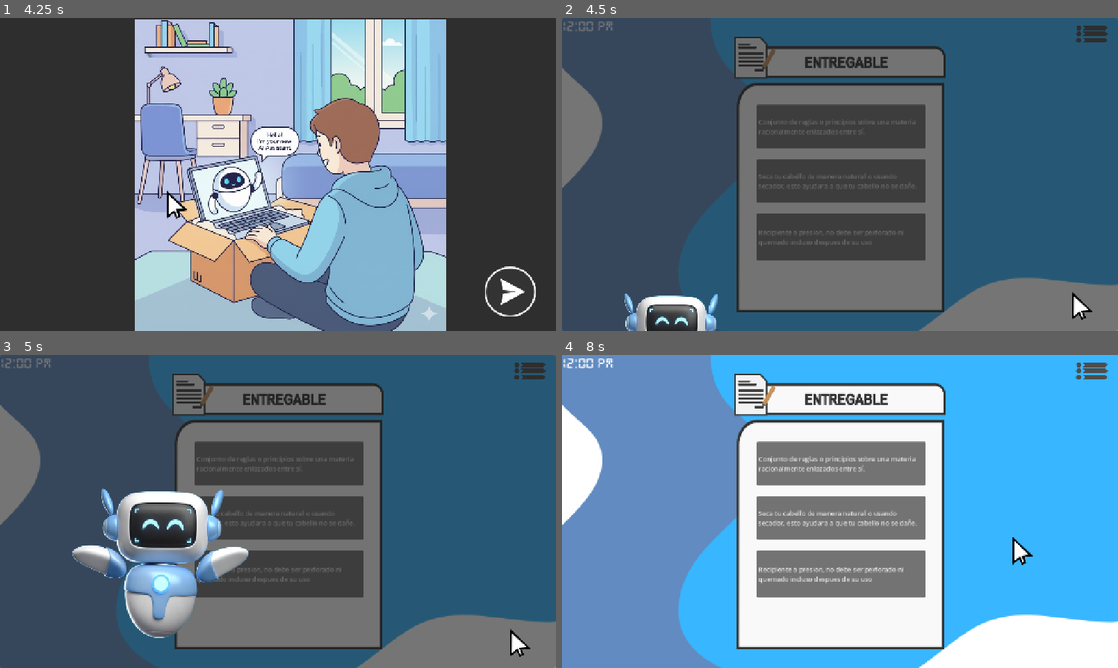
Above: before the commit, frames 1-4 (two rows, left to right).
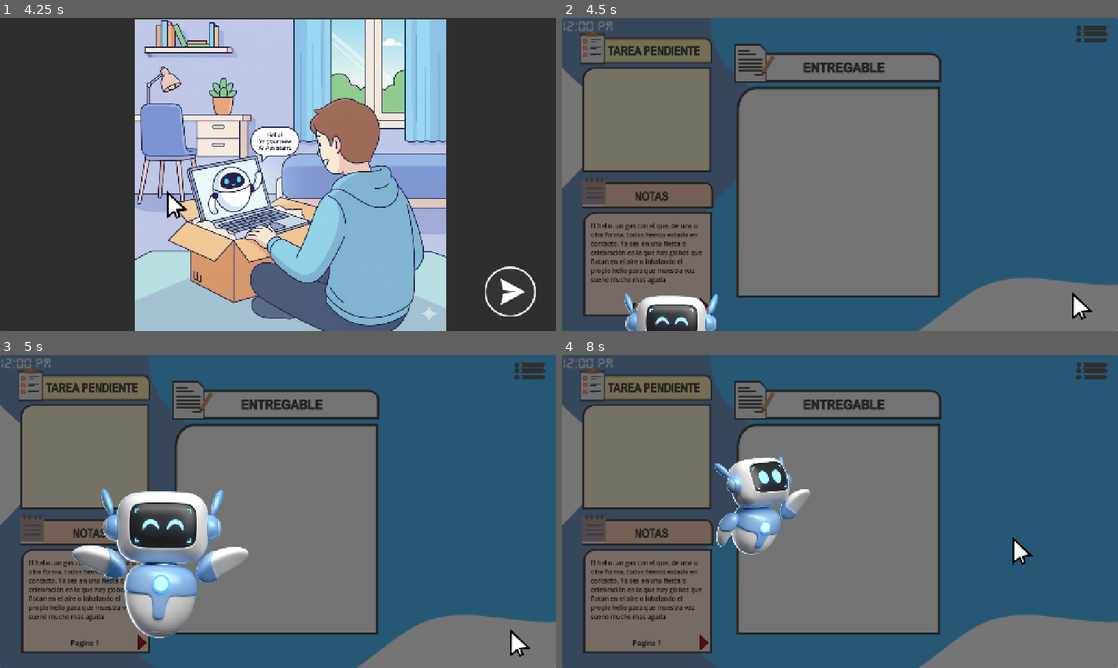
Above: after the commit, the same moments.

Repository: pperezsilva/FairPlayGenAi
Game: Godot game, scene res://escenas/menu.tscn
Two runs of this game, one before a commit and one after it. Both use one fixed random seed, a clock stepped at 60 frames per second and the inputs below. Sound files missing from this copy of the repository are replaced by a short silence.
Inputs (mouse positions are in pixels of both pictures, inside the frame that each line leads up to):
- Up to frame 1 (4.25 s): click "Jugar" at 0.5 s; click (511, 293) at 1.25 s; move the mouse to (400, 158) at 2.02 s; click (511, 293) at 2.75 s; move the mouse to (166, 190) at 3.52 s
- Up to frame 2 (4.5 s): click (1073, 293) at 4.25 s
- Up to frame 3 (5 s): no input
- Up to frame 4 (8 s): move the mouse to (895, 442) at 5.02 s; click "Continuar" at 5.75 s; click "Continuar" at 6.5 s; click (1012, 536) at 7.25 s, where only the run after the commit has a clickable "Continuar"

Frame 1 is identical in both runs. In frame 2, 37% of the frame differs, in the area x 3-69%, y 4-96%; in frame 3, 34%; in frame 4, 89%, in the area x 0-100%, y 0-100%.

Commit message:
Implementacion de nodos principales y mecanica de transcribir texto para el nivel

Diff:
--- a/escenas/nivel.tscn
+++ b/escenas/nivel.tscn
@@ -1,18 +1,58 @@
-[gd_scene load_steps=22 format=3 uid="uid://pvm6hb4e1f6l"]
+[gd_scene load_steps=50 format=3 uid="uid://pvm6hb4e1f6l"]
 
 [ext_resource type="Script" uid="uid://c4nomi2i1qqi5" path="res://scripts/nivel.gd" id="1_rmw23"]
 [ext_resource type="Texture2D" uid="uid://beusa6lgul7dl" path="res://imagenes/bgNivel.png" id="2_ul41a"]
 [ext_resource type="PackedScene" uid="uid://derolybto7u3m" path="res://escenas/reloj.tscn" id="2_xkxn8"]
 [ext_resource type="Texture2D" uid="uid://bfsp52d6l7ku8" path="res://imagenes/entregable.png" id="3_6hejw"]
 [ext_resource type="AudioStream" uid="uid://v0qjhoak2wh2" path="res://sonidos/musica/studyTime.wav" id="3_xkxn8"]
+[ext_resource type="Texture2D" uid="uid://dxhhvit8lnx8i" path="res://imagenes/notas.png" id="5_beshd"]
 [ext_resource type="AudioStream" uid="uid://cjfix01450ht4" path="res://sonidos/sfx/sndClick.wav" id="5_cr4x3"]
 [ext_resource type="PackedScene" uid="uid://bf8s6rpn0p4ci" path="res://escenas/musicaNivel.tscn" id="5_wddsb"]
+[ext_resource type="Script" uid="uid://cktj5a110rh8w" path="res://scripts/notas.gd" id="6_hfcx1"]
 [ext_resource type="PackedScene" uid="uid://pgis8iaqgulj" path="res://escenas/menu_pausa.tscn" id="6_w5orq"]
 [ext_resource type="Texture2D" uid="uid://doionhen65x4u" path="res://imagenes/btnPausa.png" id="7_6uhjk"]
+[ext_resource type="Texture2D" uid="uid://dr0lew3av4avy" path="res://imagenes/botonTriangular.png" id="7_l34rc"]
+[ext_resource type="Texture2D" uid="uid://b0j0pgjyiyd05" path="res://imagenes/botonTriangularHover.png" id="8_5m6on"]
 [ext_resource type="Texture2D" uid="uid://7w3kls04y3lq" path="res://imagenes/btnPausaGris.png" id="8_upgkb"]
+[ext_resource type="Texture2D" uid="uid://cct47oh10culh" path="res://lapiz.png" id="9_xxmoc"]
+[ext_resource type="Texture2D" uid="uid://c7rnpb55ik14" path="res://imagenes/lapizWhite.png" id="10_qve5v"]
 [ext_resource type="Texture2D" uid="uid://bdak6e2wlxlad" path="res://imagenes/LupaIcon.png" id="11_ro3c3"]
 [ext_resource type="Texture2D" uid="uid://bhu6cpiefeahg" path="res://imagenes/lineaScan.png" id="12_t4jkt"]
 [ext_resource type="PackedScene" uid="uid://cby6sg4fvukrs" path="res://escenas/gena.tscn" id="13_fpuh1"]
+[ext_resource type="Texture2D" uid="uid://buqnmr5i4wi5w" path="res://imagenes/GenaCheckList.png" id="14_8p663"]
+[ext_resource type="Texture2D" uid="uid://dp7xp404kqtto" path="res://imagenes/tablonTareas.png" id="15_y727t"]
+
+[sub_resource type="StyleBoxEmpty" id="StyleBoxEmpty_g3vj1"]
+
+[sub_resource type="StyleBoxEmpty" id="StyleBoxEmpty_e0skk"]
+
+[sub_resource type="StyleBoxEmpty" id="StyleBoxEmpty_5hw47"]
+
+[sub_resource type="StyleBoxEmpty" id="StyleBoxEmpty_kgplo"]
+
+[sub_resource type="StyleBoxEmpty" id="StyleBoxEmpty_8p663"]
+
+[sub_resource type="StyleBoxEmpty" id="StyleBoxEmpty_hfcx1"]
+
+[sub_resource type="StyleBoxEmpty" id="StyleBoxEmpty_y727t"]
+
+[sub_resource type="StyleBoxEmpty" id="StyleBoxEmpty_beshd"]
+
+[sub_resource type="StyleBoxEmpty" id="StyleBoxEmpty_2xp46"]
+
+[sub_resource type="StyleBoxEmpty" id="StyleBoxEmpty_5m6on"]
+
+[sub_resource type="StyleBoxEmpty" id="StyleBoxEmpty_l34rc"]
+
+[sub_resource type="StyleBoxEmpty" id="StyleBoxEmpty_xxmoc"]
+
+[sub_resource type="StyleBoxEmpty" id="StyleBoxEmpty_qve5v"]
+
+[sub_resource type="StyleBoxEmpty" id="StyleBoxEmpty_vt5qv"]
+
+[sub_resource type="StyleBoxEmpty" id="StyleBoxEmpty_1h7qt"]
+
+[sub_resource type="StyleBoxEmpty" id="StyleBoxEmpty_6gdvt"]
 
 [sub_resource type="Animation" id="Animation_fpuh1"]
 length = 0.001
@@ -194,6 +234,60 @@
 &"ScannerButton3": SubResource("Animation_hfcx1")
 }
 
+[sub_resource type="Animation" id="Animation_l34rc"]
+length = 0.001
+tracks/0/type = "value"
+tracks/0/imported = false
+tracks/0/enabled = true
+tracks/0/path = NodePath("GenaNivel:position")
+tracks/0/interp = 1
+tracks/0/loop_wrap = true
+tracks/0/keys = {
+"times": PackedFloat32Array(0),
+"transitions": PackedFloat32Array(1),
+"update": 0,
+"values": [Vector2(1200, 808)]
+}
+
+[sub_resource type="Animation" id="Animation_5m6on"]
+resource_name = "default"
+length = 2.0
+loop_mode = 1
+tracks/0/type = "value"
+tracks/0/imported = false
+tracks/0/enabled = true
+tracks/0/path = NodePath("GenaNivel:position")
+tracks/0/interp = 1
+tracks/0/loop_wrap = true
+tracks/0/keys = {
+"times": PackedFloat32Array(0, 1),
+"transitions": PackedFloat32Array(1, 1),
+"update": 0,
+"values": [Vector2(1200, 620), Vector2(1200, 625)]
+}
+
+[sub_resource type="Animation" id="Animation_2xp46"]
+resource_name = "flyup"
+tracks/0/type = "value"
+tracks/0/imported = false
+tracks/0/enabled = true
+tracks/0/path = NodePath("GenaNivel:position")
+tracks/0/interp = 1
+tracks/0/loop_wrap = true
+tracks/0/keys = {
+"times": PackedFloat32Array(0, 1),
+"transitions": PackedFloat32Array(1, 1),
+"update": 0,
+"values": [Vector2(1200, 808), Vector2(1200, 620)]
+}
+
+[sub_resource type="AnimationLibrary" id="AnimationLibrary_5m6on"]
+_data = {
+&"RESET": SubResource("Animation_l34rc"),
+&"default": SubResource("Animation_5m6on"),
+&"flyup": SubResource("Animation_2xp46")
+}
+
 [node name="Nivel" type="Control"]
 layout_mode = 3
 anchors_preset = 15
@@ -219,19 +313,108 @@
 anchor_top = 0.5
 anchor_right = 0.5
 anchor_bottom = 0.5
-offset_left = -243.75
-offset_top = -317.414
-offset_right = 243.75
-offset_bottom = 317.414
+offset_left = -244.0
+offset_top = -300.0
+offset_right = 233.75
+offset_bottom = 284.414
 grow_horizontal = 2
 grow_vertical = 2
 texture = ExtResource("3_6hejw")
 
+[node name="TablonTareas" type="Sprite2D" parent="."]
+position = Vector2(193, 192.00002)
+scale = Vector2(0.9, 0.9)
+texture = ExtResource("15_y727t")
+
+[node name="Notas" type="Sprite2D" parent="."]
+position = Vector2(197, 527)
+scale = Vector2(0.9, 0.9)
+texture = ExtResource("5_beshd")
+script = ExtResource("6_hfcx1")
+
+[node name="SiguientePagina" type="TextureButton" parent="Notas"]
+offset_left = 134.44446
+offset_top = 128.8889
+offset_right = 174.44446
+offset_bottom = 169.8889
+texture_normal = ExtResource("7_l34rc")
+texture_hover = ExtResource("8_5m6on")
+
+[node name="AnteriorPagina" type="TextureButton" parent="Notas"]
+offset_left = -156.66667
+offset_top = 128.8889
+offset_right = -116.66667
+offset_bottom = 169.8889
+texture_normal = ExtResource("7_l34rc")
+texture_hover = ExtResource("8_5m6on")
+flip_h = true
+
+[node name="BotonTextoNotas" type="Button" parent="Notas"]
+offset_left = -145.55557
+offset_top = -95.55554
+offset_right = 145.55554
+offset_bottom = 124.44446
+theme_override_colors/font_color = Color(0, 0, 0, 1)
+theme_override_colors/font_focus_color = Color(0, 0, 0, 1)
+theme_override_colors/font_pressed_color = Color(0, 0, 0, 1)
+theme_override_colors/font_hover_color = Color(0.50423163, 0.0016762977, 0.7118072, 1)
+theme_override_styles/normal = SubResource("StyleBoxEmpty_g3vj1")
+theme_override_styles/pressed = SubResource("StyleBoxEmpty_e0skk")
+theme_override_styles/hover = SubResource("StyleBoxEmpty_5hw47")
+theme_override_styles/focus = SubResource("StyleBoxEmpty_kgplo")
+alignment = 0
+autowrap_mode = 3
+
+[node name="LabelNumeroPagina" type="Label" parent="Notas"]
+anchors_preset = 7
+anchor_left = 0.5
+anchor_top = 1.0
+anchor_right = 0.5
+anchor_bottom = 1.0
+offset_left = -215.27779
+offset_top = -218.33336
+offset_right = -120.83333
+offset_bottom = -184.33336
+grow_horizontal = 2
+grow_vertical = 0
+theme_override_colors/font_color = Color(0, 0, 0, 1)
+theme_override_font_sizes/font_size = 18
+horizontal_alignment = 1
+
+[node name="BotonEscribir" type="TextureButton" parent="Notas"]
+visible = false
+offset_left = 454.44446
+offset_top = -362.22223
+offset_right = 528.44446
+offset_bottom = -288.22223
+texture_normal = ExtResource("9_xxmoc")
+texture_hover = ExtResource("10_qve5v")
+
+[node name="BotonEscribir2" type="TextureButton" parent="Notas"]
+visible = false
+offset_left = 454.44446
+offset_top = -215.55556
+offset_right = 528.44446
+offset_bottom = -141.55556
+texture_normal = ExtResource("9_xxmoc")
+texture_hover = ExtResource("10_qve5v")
+
+[node name="BotonEscribir3" type="TextureButton" parent="Notas"]
+visible = false
+offset_left = 454.44446
+offset_top = -72.22223
+offset_right = 528.44446
+offset_bottom = 1.777771
+texture_normal = ExtResource("9_xxmoc")
+texture_hover = ExtResource("10_qve5v")
+
 [node name="Reloj" parent="." instance=ExtResource("2_xkxn8")]
 layout_mode = 0
 hora_inicio = 12
 am_inicio = false
-hora_fin = 1
+hora_fin = 6
+horas_alerta = 4
+minutos_alerta = 0
 
 [node name="studyTime" type="AudioStreamPlayer" parent="."]
 stream = ExtResource("3_xkxn8")
@@ -268,60 +451,86 @@
 stretch_mode = 0
 
 [node name="Buttontext" type="Button" parent="."]
+visible = false
 layout_mode = 0
 offset_left = 448.0
 offset_top = 200.0
 offset_right = 837.0
 offset_bottom = 300.0
+theme_override_colors/font_color = Color(0, 0, 0, 1)
+theme_override_colors/font_focus_color = Color(0, 0, 0, 1)
+theme_override_colors/font_pressed_color = Color(0, 0, 0, 1)
+theme_override_colors/font_hover_color = Color(0.9453402, 0.07438291, 0.9999998, 1)
 theme_override_font_sizes/font_size = 15
-text = "placehorder"
+theme_override_styles/normal = SubResource("StyleBoxEmpty_8p663")
+theme_override_styles/pressed = SubResource("StyleBoxEmpty_hfcx1")
+theme_override_styles/hover = SubResource("StyleBoxEmpty_y727t")
+theme_override_styles/focus = SubResource("StyleBoxEmpty_beshd")
 alignment = 0
 autowrap_mode = 3
 
 [node name="Buttonchange" type="Button" parent="."]
 layout_mode = 0
-offset_left = 312.0
-offset_top = 205.0
-offset_right = 392.0
-offset_bottom = 295.9804
+offset_left = 1160.0
+offset_top = 423.0
+offset_right = 1240.0
+offset_bottom = 513.9804
 icon = ExtResource("11_ro3c3")
 expand_icon = true
 
 [node name="ButtonText2" type="Button" parent="."]
+visible = false
 layout_mode = 0
 offset_left = 448.0
 offset_top = 325.0
 offset_right = 837.0
 offset_bottom = 425.0
+theme_override_colors/font_color = Color(0, 0, 0, 1)
+theme_override_colors/font_focus_color = Color(0, 0, 0, 1)
+theme_override_colors/font_pressed_color = Color(0, 0, 0, 1)
+theme_override_colors/font_hover_color = Color(0.94509804, 0.07450981, 1, 1)
 theme_override_font_sizes/font_size = 15
+theme_override_styles/normal = SubResource("StyleBoxEmpty_2xp46")
+theme_override_styles/pressed = SubResource("StyleBoxEmpty_5m6on")
+theme_override_styles/hover = SubResource("StyleBoxEmpty_l34rc")
+theme_override_styles/focus = SubResource("StyleBoxEmpty_xxmoc")
 alignment = 0
 autowrap_mode = 3
 
 [node name="Buttonchange2" type="Button" parent="."]
 layout_mode = 0
-offset_left = 312.0
-offset_top = 332.0
-offset_right = 392.0
-offset_bottom = 422.9804
+offset_left = 1158.0
+offset_top = 423.0
+offset_right = 1238.0
+offset_bottom = 513.9804
 icon = ExtResource("11_ro3c3")
 expand_icon = true
 
 [node name="ButtonText3" type="Button" parent="."]
+visible = false
 layout_mode = 0
 offset_left = 448.0
 offset_top = 450.0
 offset_right = 837.0
 offset_bottom = 558.0
+theme_override_colors/font_color = Color(0, 0, 0, 1)
+theme_override_colors/font_focus_color = Color(0, 0, 0, 1)
+theme_override_colors/font_pressed_color = Color(0, 0, 0, 1)
+theme_override_colors/font_hover_color = Color(0.94509804, 0.07450981, 1, 1)
 theme_override_font_sizes/font_size = 15
+theme_override_styles/normal = SubResource("StyleBoxEmpty_qve5v")
+theme_override_styles/pressed = SubResource("StyleBoxEmpty_vt5qv")
+theme_override_styles/hover = SubResource("StyleBoxEmpty_1h7qt")
+theme_override_styles/focus = SubResource("StyleBoxEmpty_6gdvt")
 alignment = 0
 autowrap_mode = 3
 
 [node name="Buttonchange3" type="Button" parent="."]
 layout_mode = 0
-offset_left = 316.0
-offset_top = 460.0
-offset_right = 396.0
-offset_bottom = 550.9804
+offset_left = 1159.0
+offset_top = 426.0
+offset_right = 1239.0
+offset_bottom = 516.9804
 icon = ExtResource("11_ro3c3")
 expand_icon = true
 
@@ -354,6 +563,22 @@
 [node name="Gena" parent="." instance=ExtResource("13_fpuh1")]
 layout_mode = 1
 
+[node name="GenaNivel" type="Sprite2D" parent="."]
+position = Vector2(1200, 808)
+scale = Vector2(0.3329939, 0.3329939)
+texture = ExtResource("14_8p663")
+
+[node name="AnimationGenaNivel" type="AnimationPlayer" parent="."]
+libraries = {
+&"": SubResource("AnimationLibrary_5m6on")
+}
+
+[connection signal="pressed" from="Notas/SiguientePagina" to="Notas" method="_on_siguiente_pagina_pressed"]
+[connection signal="pressed" from="Notas/AnteriorPagina" to="Notas" method="_on_anterior_pagina_pressed"]
+[connection signal="pressed" from="Notas/BotonTextoNotas" to="Notas" method="_on_boton_texto_notas_pressed"]
+[connection signal="pressed" from="Notas/BotonEscribir" to="." method="_on_boton_escribir_pressed"]
+[connection signal="pressed" from="Notas/BotonEscribir2" to="." method="_on_boton_escribir_2_pressed"]
+[connection signal="pressed" from="Notas/BotonEscribir3" to="." method="_on_boton_escribir_3_pressed"]
 [connection signal="pressed" from="TextureButtonPause" to="." method="_on_texture_button_pause_pressed"]
 [connection signal="pressed" from="Buttontext" to="." method="_on_buttontext_pressed"]
 [connection signal="pressed" from="Buttonchange" to="." method="_on_buttonchange_pressed"]
@@ -361,3 +586,4 @@
 [connection signal="pressed" from="Buttonchange2" to="." method="_on_buttonchange_2_pressed"]
 [connection signal="pressed" from="ButtonText3" to="." method="_on_button_text_3_pressed"]
 [connection signal="pressed" from="Buttonchange3" to="." method="_on_buttonchange_3_pressed"]
+[connection signal="animation_finished" from="AnimationGenaNivel" to="." method="_on_animation_gena_nivel_animation_finished"]
--- a/project.godot
+++ b/project.godot
@@ -19,6 +19,7 @@
 
 Cursor="*res://escenas/cursor.tscn"
 gblVarEdoMusica="*res://scripts/gblVarEdoMusica.gd"
+global="*res://scripts/global.gd"
 
 [display]
 
--- a/scripts/gena.gd
+++ b/scripts/gena.gd
@@ -1,7 +1,8 @@
 extends Control
 var dialogos = [
 	"Hola, Bienvenido!",
-	"¡Soy Gena!, Seré tu asistente IA"
+	"¡Soy Gena!, Seré tu asistente IA",
+	"Parece que te dejaron tu primer tarea"
 ]
 var cdialogos = 0
 
@@ -21,11 +22,11 @@
 
 
 func _on_button_pressed() -> void:
-	if cdialogos <= 1:
+	if cdialogos <= 2:
 		$AnimationTextBox.play("show")
 		$TextBox/Label.text = dialogos[cdialogos]
 		cdialogos += 1
-	elif cdialogos >= 2:
+	elif cdialogos >= 3:
 		$TextBox.hide()
 		$AnimationGena.play("FliyingAway")
 
--- /dev/null
+++ b/scripts/global.gd
@@ -0,0 +1,14 @@
+extends Node
+
+var seleccionado = ""
+
+var parrafos = [0,0,0]
+
+# Called when the node enters the scene tree for the first time.
+func _ready() -> void:
+	pass # Replace with function body.
+
+
+# Called every frame. 'delta' is the elapsed time since the previous frame.
+func _process(delta: float) -> void:
+	pass
--- a/scripts/nivel.gd
+++ b/scripts/nivel.gd
@@ -21,9 +21,11 @@
 	$LineaScan2.hide()
 	$LineaScan3.hide()
 
-	$Buttontext.text = textos.pick_random()
-	$ButtonText2.text = textos2.pick_random()
-	$ButtonText3.text = textos3.pick_random()
+	#$Buttontext.text = textos.pick_random()
+	#$ButtonText2.text = textos2.pick_random()
+	#$ButtonText3.text = textos3.pick_random()
+
+	$AnimationGenaNivel.play("flyup")
 
 
 
@@ -107,3 +109,38 @@
 		textoNuevo = textos.pick_random()
 	$ButtonText3.text = textoNuevo
 	$Buttonchange3.hide()
+
+
+func _on_animation_gena_nivel_animation_finished(anim_name: StringName) -> void:
+	if anim_name == "flyup":
+		$AnimationGenaNivel.play("default")
+
+
+func _on_boton_escribir_pressed() -> void:
+	$Notas/BotonEscribir.hide()
+	$Notas/BotonEscribir2.hide()
+	$Notas/BotonEscribir3.hide()
+	$Buttontext.show()
+	$Buttontext.text = global.seleccionado
+	global.seleccionado = ""
+	global.parrafos[0] = 1
+
+
+func _on_boton_escribir_2_pressed() -> void:
+	$Notas/BotonEscribir.hide()
+	$Notas/BotonEscribir2.hide()
+	$Notas/BotonEscribir3.hide()
+	$ButtonText2.show()
+	$ButtonText2.text = global.seleccionado
+	global.seleccionado = ""
+	global.parrafos[1] = 1
+
+
+func _on_boton_escribir_3_pressed() -> void:
+	$Notas/BotonEscribir.hide()
+	$Notas/BotonEscribir2.hide()
+	$Notas/BotonEscribir3.hide()
+	$ButtonText3.show()
+	$ButtonText3.text = global.seleccionado
+	global.seleccionado = ""
+	global.parrafos[2] = 1
--- /dev/null
+++ b/scripts/notas.gd
@@ -0,0 +1,61 @@
+extends Sprite2D
+
+#var medida = ["################################################################################################################################################################################################################################"]
+var paginas = ["El helio, un gas con el que, de una u otra forma, todos hemos estado en contacto. Ya sea en una fiesta o celebración en la que hay globos que flotan en el aire o inhalando el propio helio para que muestra voz suene mucho mas aguda",
+"El helio no es renovable y, a diferencia de otros recursos del planeta que se pueden regenerar o encontrar con facilidad, tiene un proceso de creación muy lento respecto al consumo actual del mismo.",
+"Sus reservas naturales se están agotando, y es que la mayoría del que tenemos en la Tierra ha sido creado mediante la desintegración radiactiva de elementos como el uranio, los cuales liberan pequeñas cantidades de helio a lo largo de miles de años. ",
+"El helio tiene aplicaciones de enorme importancia en campos como la ciencia, y es que es utilizado en la investigación criogénica debido a que alcanza temperaturas extremadamente bajas sin llegar a congelarse.",
+"Por esto, es un refrigerante ideal para mantener fríos los imanes superconductores, los cuáles entre sus aplicaciones tienen a los escáneres de imágenes de resonancia magnética de los hospitales, los cuáles se enfrían con helio.",
+"La importancia de este gas también destaca en la industria espacial, donde es utilizado para presurizar y purgar los tanques de combustibles de cohetes, así como en la fabricación de semiconductores."]
+
+var pag = 0
+
+
+# Called when the node enters the scene tree for the first time.
+func _ready() -> void:
+	$BotonTextoNotas.text = paginas[pag]
+	$LabelNumeroPagina.text = "Pagina " + str(pag + 1)
+	$AnteriorPagina.hide()
+
+
+# Called every frame. 'delta' is the elapsed time since the previous frame.
+func _process(delta: float) -> void:
+	pass
+
+
+func _on_siguiente_pagina_pressed() -> void:
+	pag += 1
+	$BotonTextoNotas.text = paginas[pag]
+	$LabelNumeroPagina.text = "Pagina " + str(pag + 1)
+
+	if pag + 1 >= paginas.size():
+		$SiguientePagina.hide()
+
+	if pag >= 1:
+		$AnteriorPagina.show()
+
+
+func _on_anterior_pagina_pressed() -> void:
+	pag -= 1
+	$BotonTextoNotas.text = paginas[pag]
+	$LabelNumeroPagina.text = "Pagina " + str(pag + 1)
+
+	if pag <= 0:
+		$AnteriorPagina.hide()
+
+	if pag + 1 < paginas.size():
+		$SiguientePagina.show()
+
+
+func _on_boton_texto_notas_pressed() -> void:
+	global.seleccionado = paginas[pag]
+	print(global.seleccionado)
+
+	if global.parrafos[0] == 0:
+		$BotonEscribir.show()
+
+	if global.parrafos[1] == 0:
+		$BotonEscribir2.show()
+
+	if global.parrafos[2] == 0:
+		$BotonEscribir3.show()
Binary file added: imagenes/botonTriangular.png
Not shown, added: imagenes/botonTriangular.png.import
Binary file added: imagenes/botonTriangularHover.png
Not shown, added: imagenes/botonTriangularHover.png.import
Binary file added: imagenes/lapizWhite.png
Not shown, added: imagenes/lapizWhite.png.import
Binary file added: imagenes/notas.png
Not shown, added: imagenes/notas.png.import
Binary file added: imagenes/tablonTareas.png
Not shown, added: imagenes/tablonTareas.png.import
Binary file added: lapiz.png
Not shown, added: lapiz.png.import
(and 4 more such lines)
